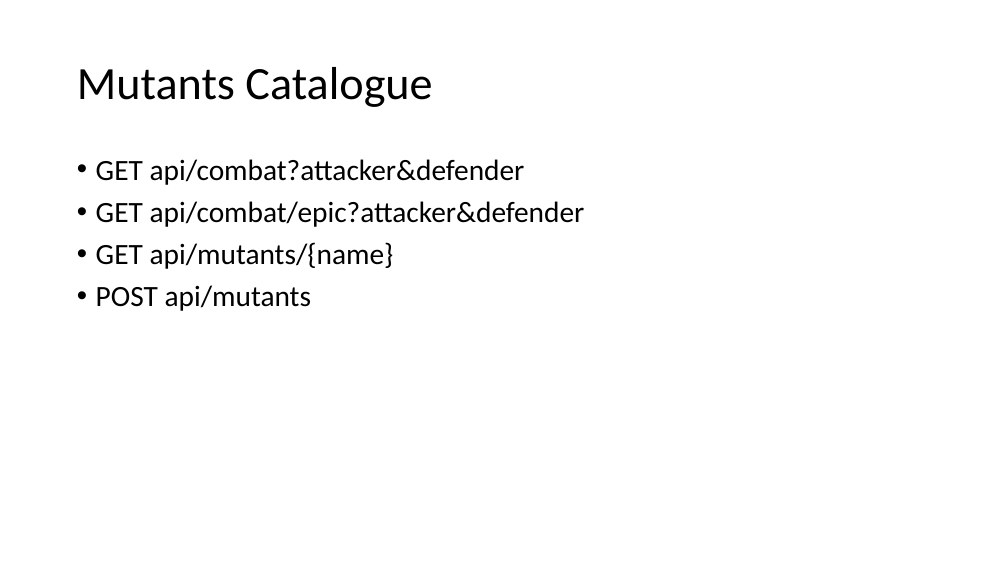
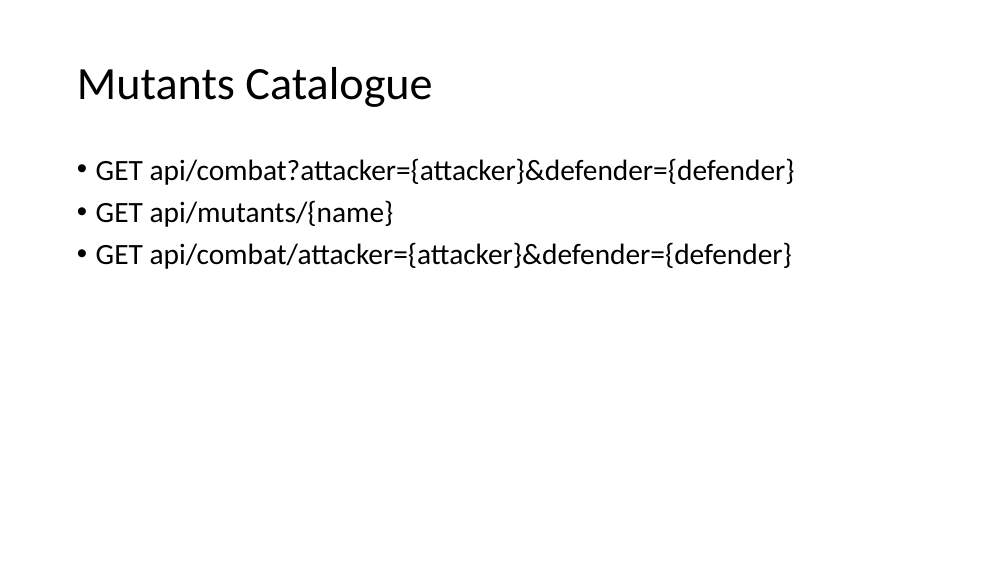
Before and after one commit to kugushev/presentations, a slide deck: slide 15 of 2019_Functional-Testing/Presentation.pptx (slide 3 before the commit). Drawn at 1008x567 pixels with LibreOffice and Linux fonts; fonts in the diff are those of the drawing. Boxes give left, top, right and bottom in pixels: in the first picture for what was removed or moved away, otherwise in the second. Text is boxed around its words. In the diff, an @@ line names an element or a change of style, - is before the commit and + after.

Commit message:
finish presentation

```diff
--- a/2019_Functional-Testing/Presentation.pptx
+++ b/2019_Functional-Testing/Presentation.pptx
@@ text at box(96, 158, 795, 185): text changed @@
-• GET api/combat?attacker&defender
-• GET api/combat/epic?attacker&defender
+• GET api/combat?attacker={attacker}&defender={defender}
@@ text at box(96, 242, 792, 269): text changed @@
-• POST api/mutants
+• GET api/combat/attacker={attacker}&defender={defender}
```
Also in this commit, not shown: 5 other slides changed, 29 slides added, 2 slides removed.
